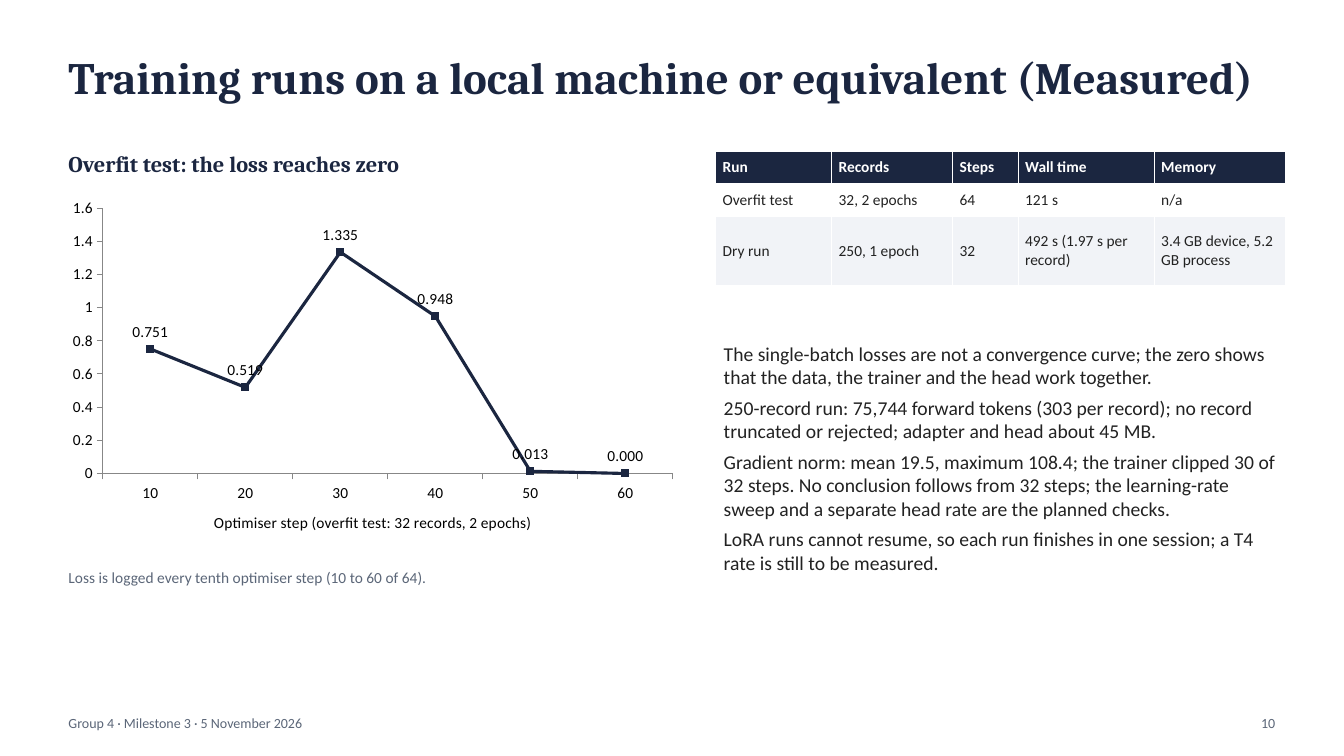
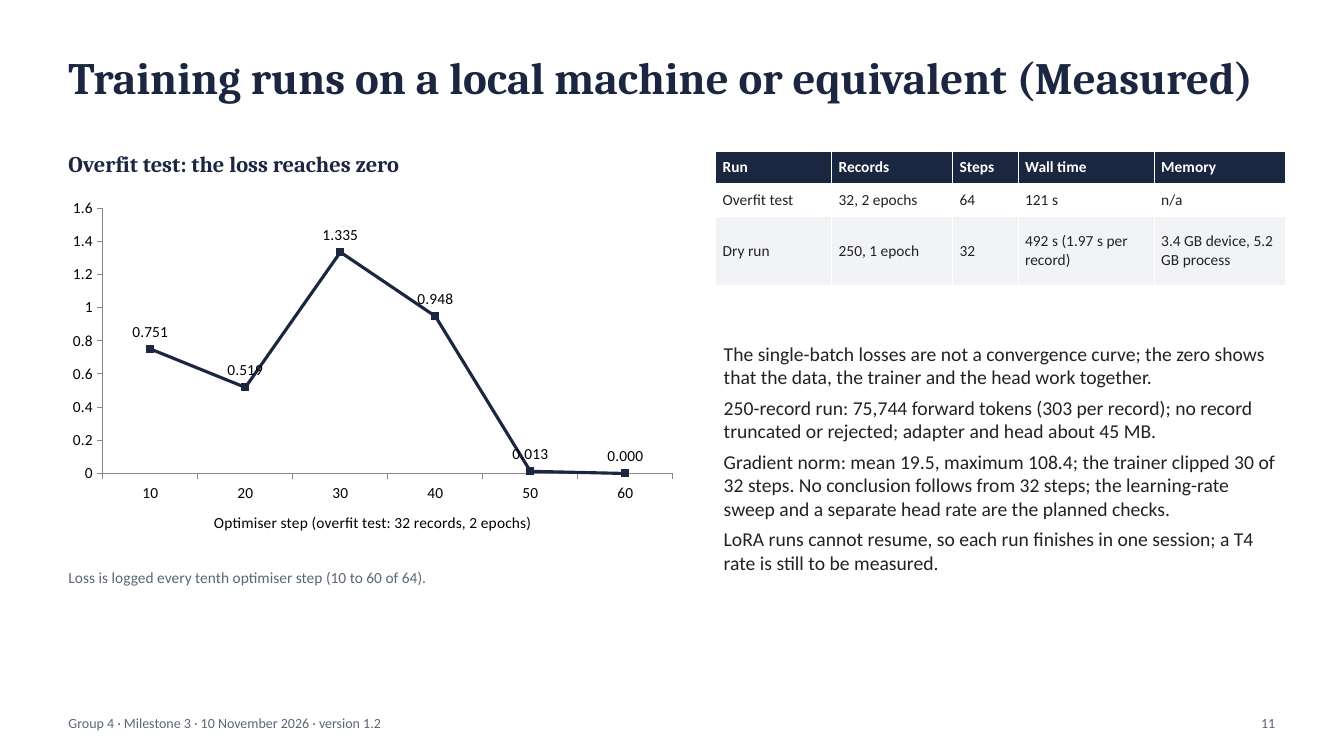
Before and after one commit to sathyaIITM/Group-4-DS-and-AI-Lab-Project, a slide deck: slide 11 of docs/milestones/Milestone3_TA_Presentation.pptx (slide 10 before the commit). Drawn at 1344x756 pixels with LibreOffice and Linux fonts; fonts in the diff are those of the drawing. Boxes give left, top, right and bottom in pixels: in the first picture for what was removed or moved away, otherwise in the second. Text is boxed around its words. In the diff, an @@ line names an element or a change of style, - is before the commit and + after.

Commit message:
DOC: Milestone 3 v1.2 final: slides, sign-off, items moved to Milestone 4, file links in the report; pin the embedding model and pgvector image, record run metadata, add the repeat run and a lock file.

```diff
--- a/docs/milestones/Milestone3_TA_Presentation.pptx
+++ b/docs/milestones/Milestone3_TA_Presentation.pptx
@@ text at (68,718,381,730): text changed @@
-Group 4 · Milestone 3 · 5 November 2026
+Group 4 · Milestone 3 · 10 November 2026 · version 1.2
@@ text at (1261,719,1275,728): text changed @@
-10
+11
```
Also in this commit, not shown: 16 other slides changed, 4 slides added, 10 other files.
